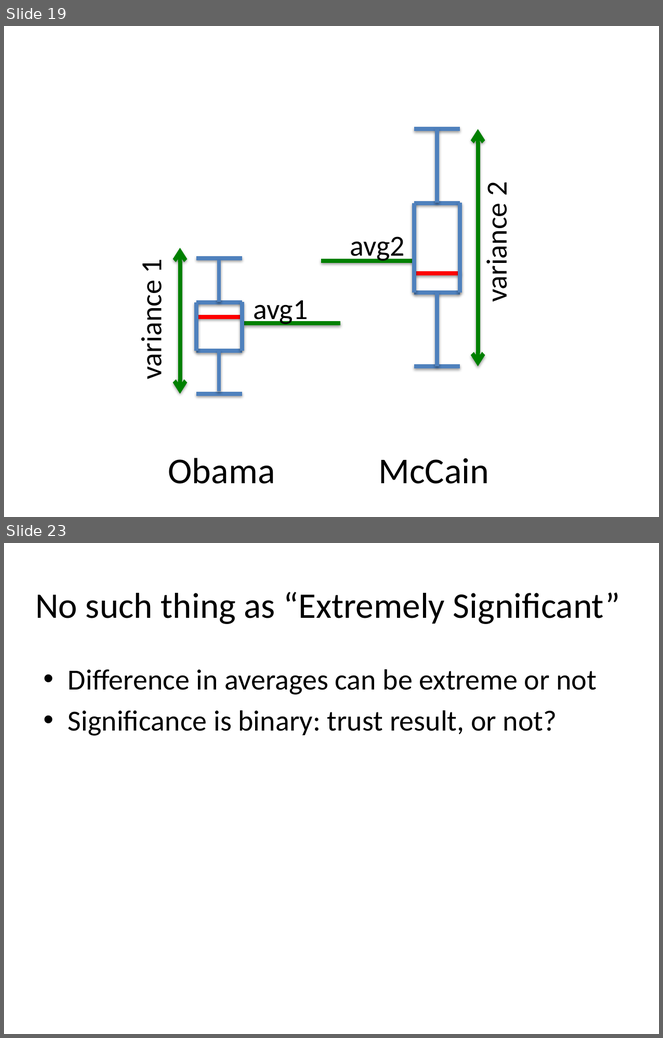
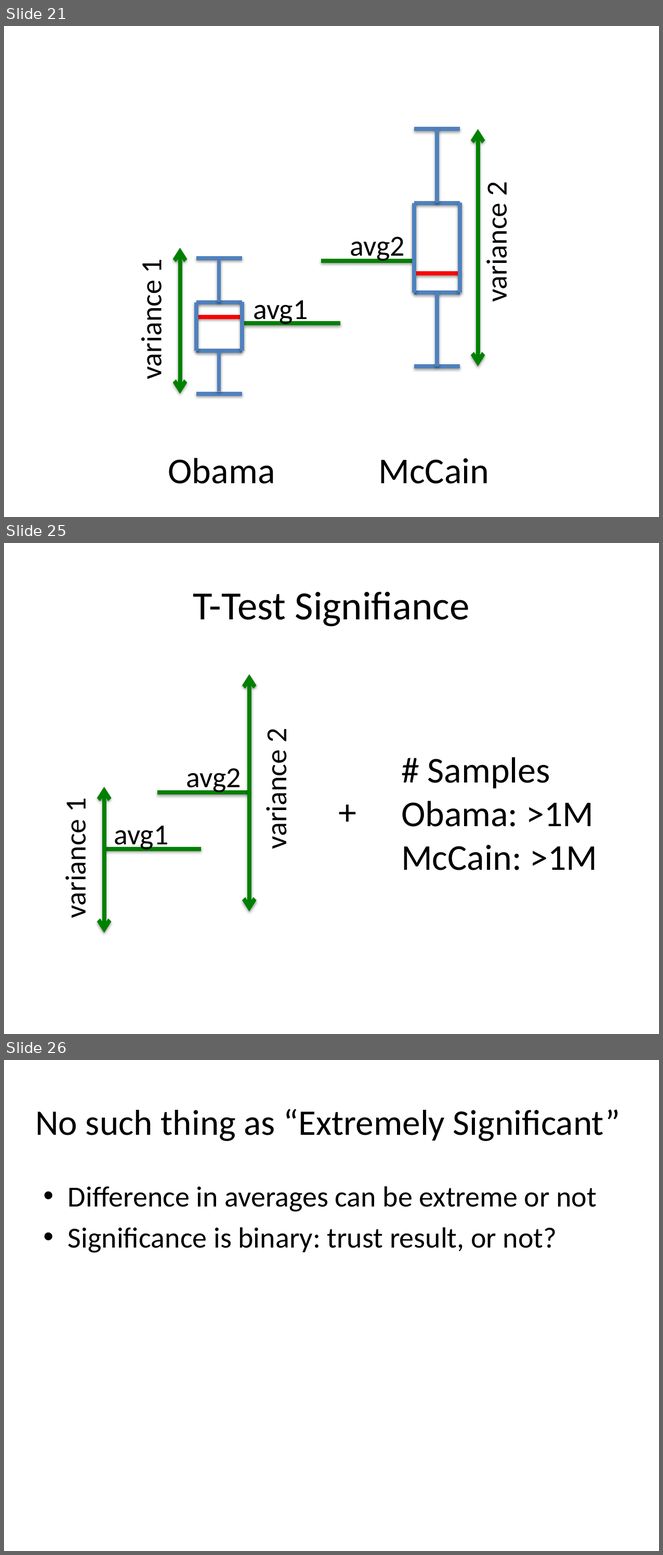
Before and after one commit to dataiap/dataiap, a slide deck: lectures/day3.pptx. Shown one above the other, each under a label of ours: slides 19 and 23 before the commit, slides 21, 25 and 26 after it; the slides between them are not shown. The pictures are 663x1038 and 663x1555 pixels, drawn with LibreOffice and Linux fonts; fonts in the diff are those of the drawing. Boxes give left, top, right and bottom in pixels: in the first picture for what was removed or moved away, otherwise in the second. Text is boxed around its words. In the diff, an @@ line names an element or a change of style, - is before the commit and + after.

```diff
--- a/lectures/day3.pptx
+++ b/lectures/day3.pptx
@@ slide 25 added at box(4, 543, 659, 1034), background #FFFFFF @@
@@ title added at box(193, 591, 470, 627), 44 pt, text #000000 @@
+T-Test Signifiance
@@ double arrow added from (249, 675) to (249, 912), #008000 4.5 pt @@
@@ text added at box(259, 730, 294, 847), 32 pt, text #000000 @@
+variance 2
@@ text added at box(401, 757, 598, 871), 40 pt, text #000000 @@
+# Samples
+Obama: >1M
+McCain: >1M
@@ text added at box(187, 768, 241, 795), 32 pt, text #000000 @@
+avg2
@@ double arrow added from (104, 787) to (104, 933), #008000 4.5 pt @@
@@ text added at box(332, 785, 364, 836), 40 pt, text #000000 @@
++
@@ text added at box(58, 799, 93, 916), 32 pt, text #000000 @@
+variance 1
@@ line added from (157, 793) to (249, 793), #008000 4.5 pt @@
@@ text added at box(114, 826, 169, 851), 32 pt, text #000000 @@
+avg1
@@ line added from (104, 849) to (201, 849), #008000 4.5 pt @@
@@ what was slide 19 is now slide 21 @@
@@ what was slide 23 is now slide 26 @@
```
Also in this commit, not shown: 4 slides changed, 3 other slides added, 2 slides removed.
